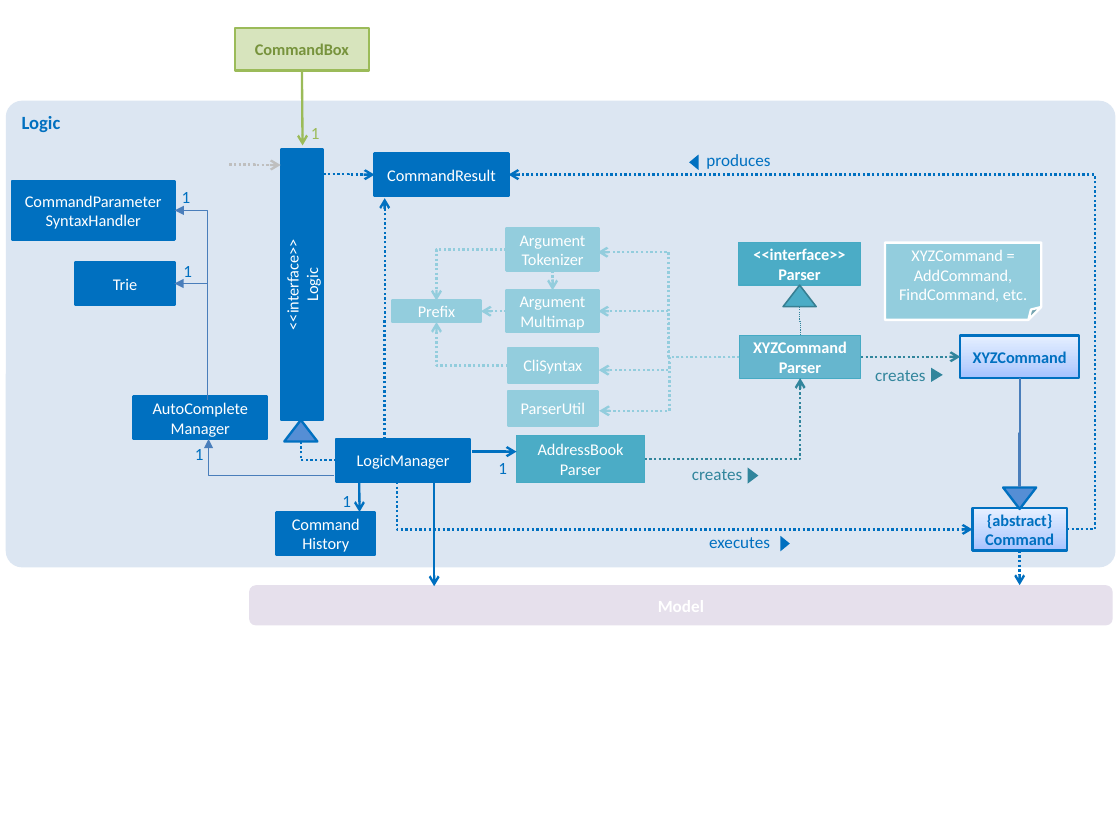
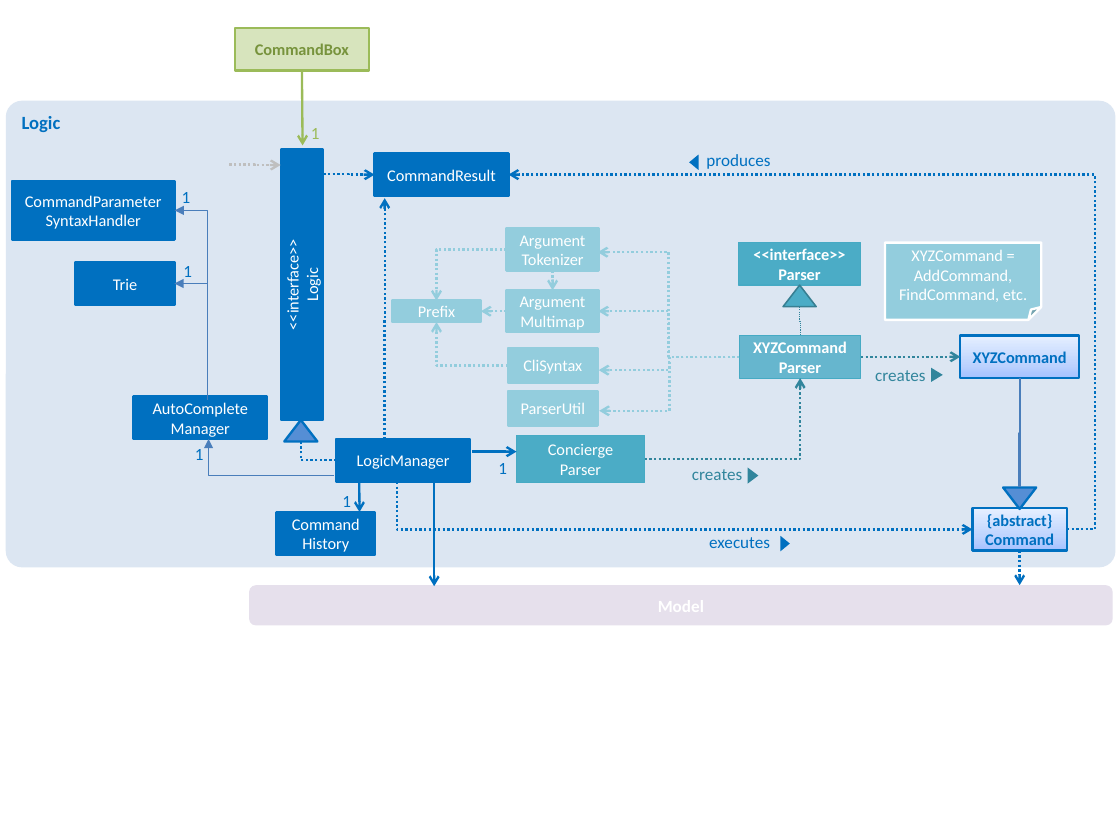
Before and after one commit to pikulet/main, a slide deck: slide 1 of docs/diagrams/NewLogicComponentClassDiagram.pptx. Drawn at 1120x840 pixels with LibreOffice and Linux fonts; fonts in the diff are those of the drawing. Boxes give left, top, right and bottom in pixels: in the first picture for what was removed or moved away, otherwise in the second. Text is boxed around its words. In the diff, an @@ line names an element or a change of style, - is before the commit and + after.

```diff
--- a/docs/diagrams/NewLogicComponentClassDiagram.pptx
+++ b/docs/diagrams/NewLogicComponentClassDiagram.pptx
@@ text in rectangle at (548, 444, 613, 458): text changed @@
-AddressBook
+Concierge
```
Also in this commit, not shown: 1 other file.
